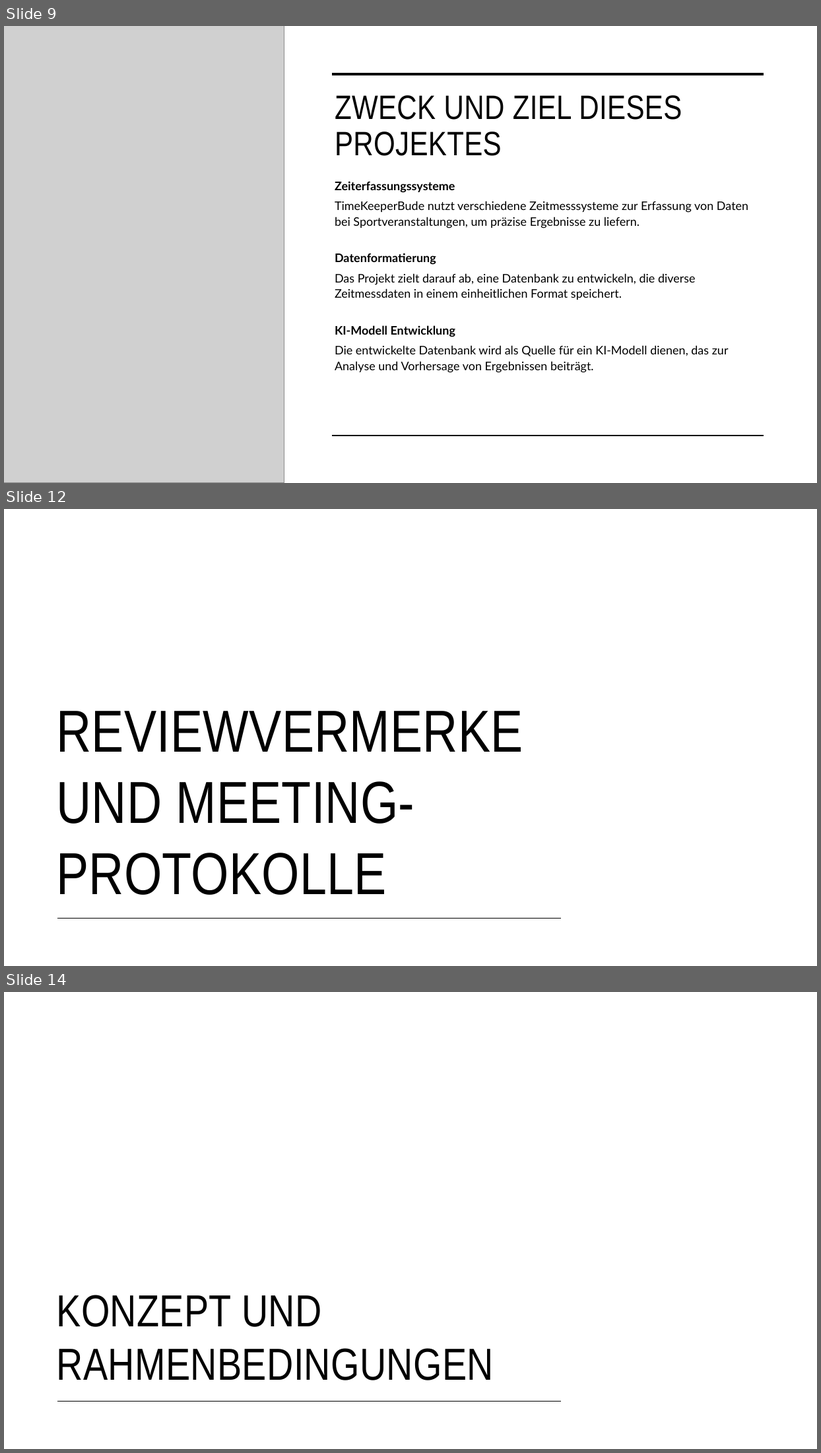
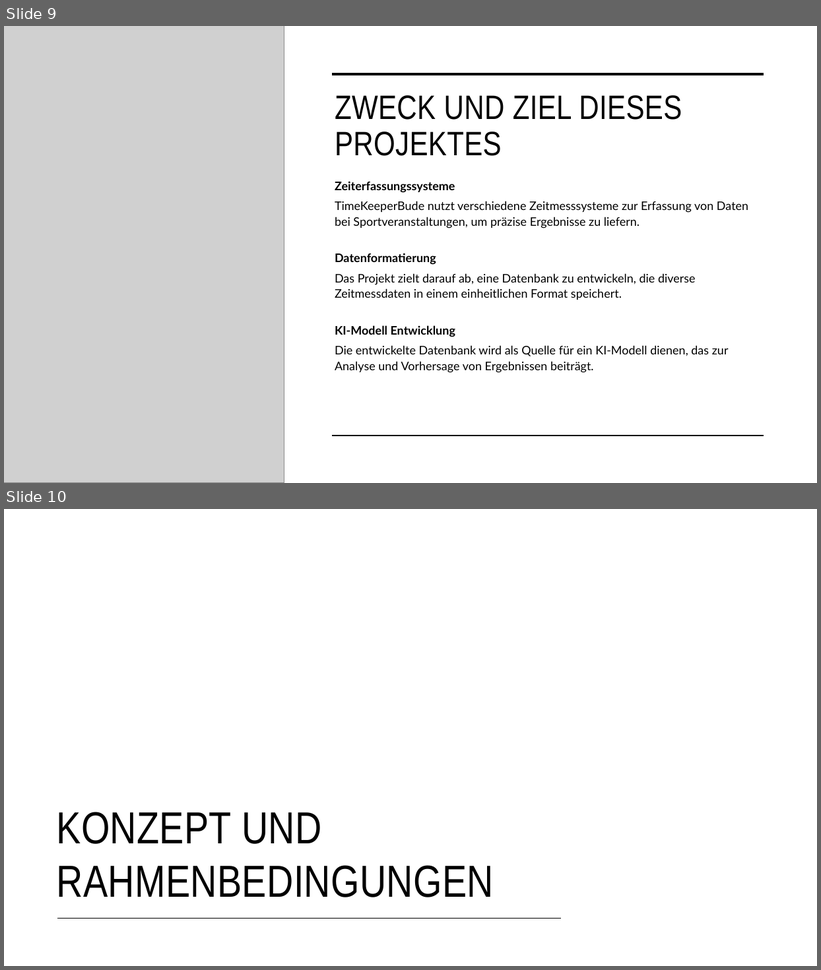
Before and after one commit to mthitservice/202512, a slide deck: Einzelaufgabe/TimeKeeper.pptx. Shown one above the other, each under a label of ours: slides 9, 12 and 14 before the commit, slides 9 and 10 after it; the slides between them are not shown. The pictures are 821x1453 and 821x970 pixels, drawn with LibreOffice and Linux fonts; fonts in the diff are those of the drawing; grey boxes stand for pictures. Boxes give left, top, right and bottom in pixels: in the first picture for what was removed or moved away, otherwise in the second. Text is boxed around its words. In the diff, an @@ line names an element or a change of style, - is before the commit and + after.

```diff
--- a/Einzelaufgabe/TimeKeeper.pptx
+++ b/Einzelaufgabe/TimeKeeper.pptx
@@ slide 12 removed at box(4, 509, 817, 966), background #FFFFFF @@
@@ title removed at box(56, 711, 523, 895) @@
-REVIEWVERMERKE UND MEETING-PROTOKOLLE
@@ line removed from (57, 919) to (562, 919) @@
@@ what was slide 14 is now slide 10 @@
```
Also in this commit, not shown: 3 slides changed, 5 other slides removed.
